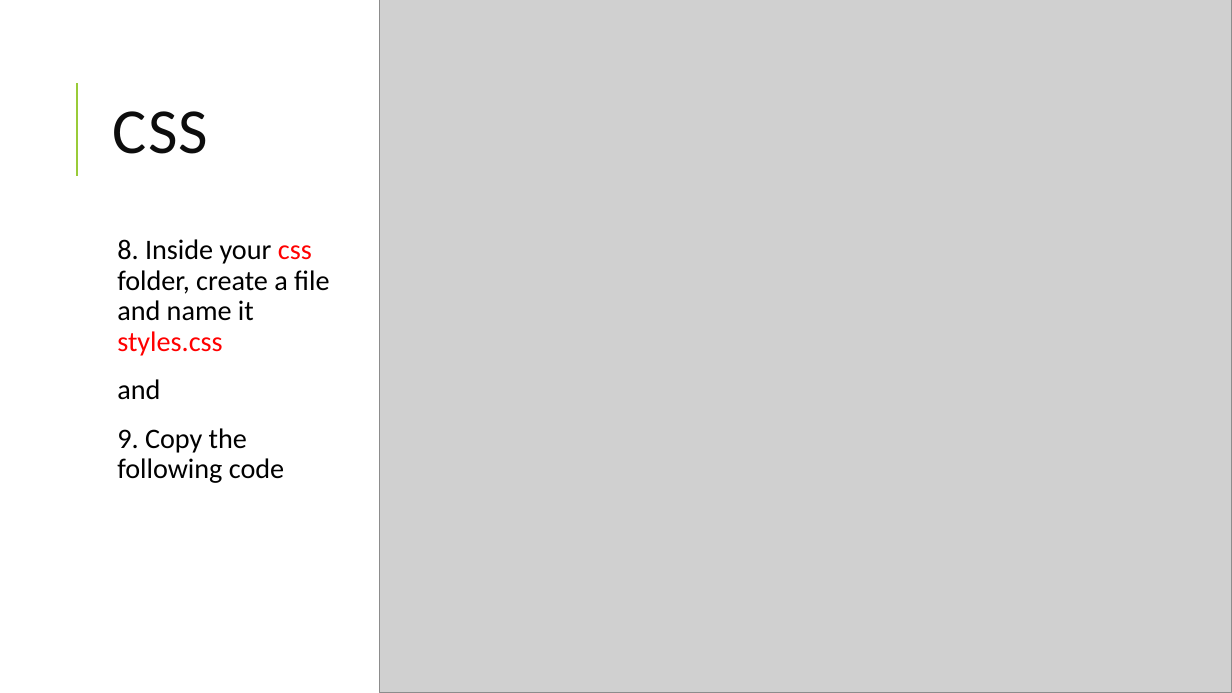
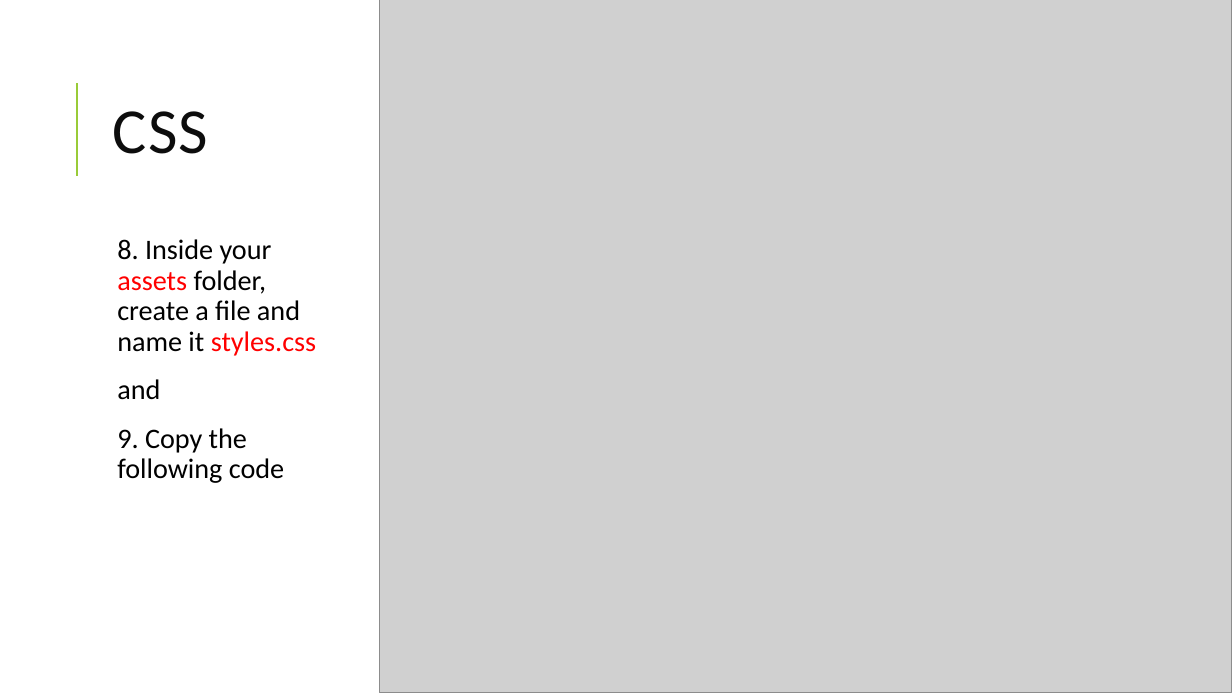
Before and after one commit to sunnyhlopez/cms_class, a slide deck: slide 9 of 006-CMS-ITP219.pptx. Drawn at 1232x693 pixels with LibreOffice and Linux fonts; fonts in the diff are those of the drawing; grey boxes stand for pictures. Boxes give left, top, right and bottom in pixels: in the first picture for what was removed or moved away, otherwise in the second. Text is boxed around its words. In the diff, an @@ line names an element or a change of style, - is before the commit and + after.

```diff
--- a/006-CMS-ITP219.pptx
+++ b/006-CMS-ITP219.pptx
@@ text at (x1=117, y1=239, x2=316, y2=356): text changed @@
-  8. Inside your css folder, create a file and name it styles.css
+  8. Inside your assets folder, create a file and name it styles.css
```
Also in this commit, not shown: 1 slide added, 2 other files.
